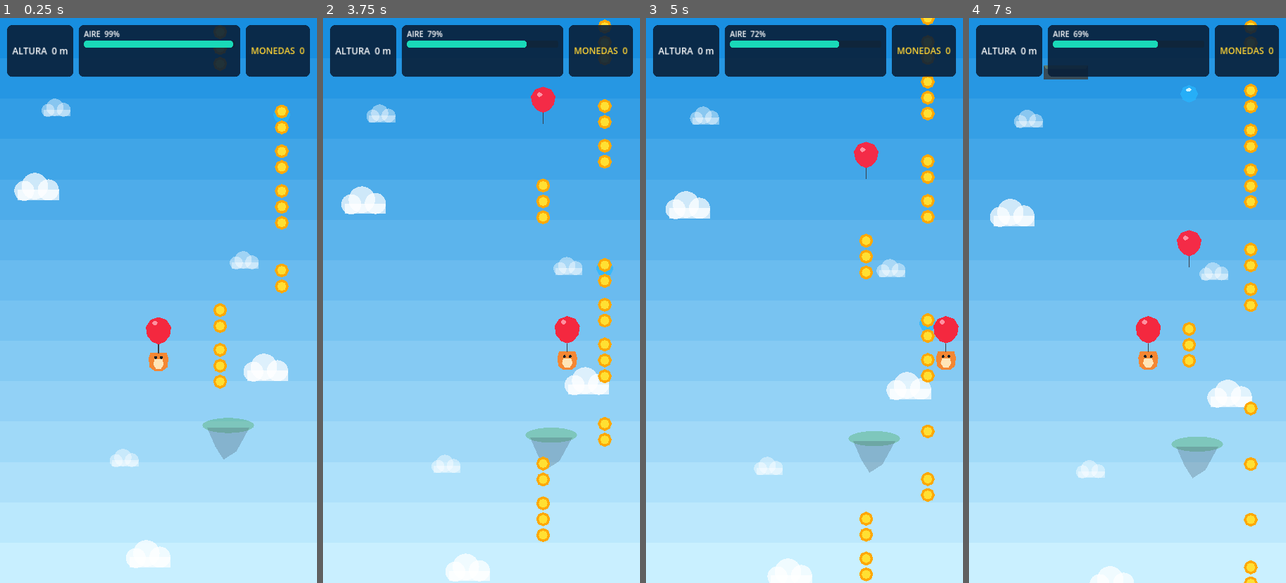
Above: before the commit, frames 1-4 (left to right).
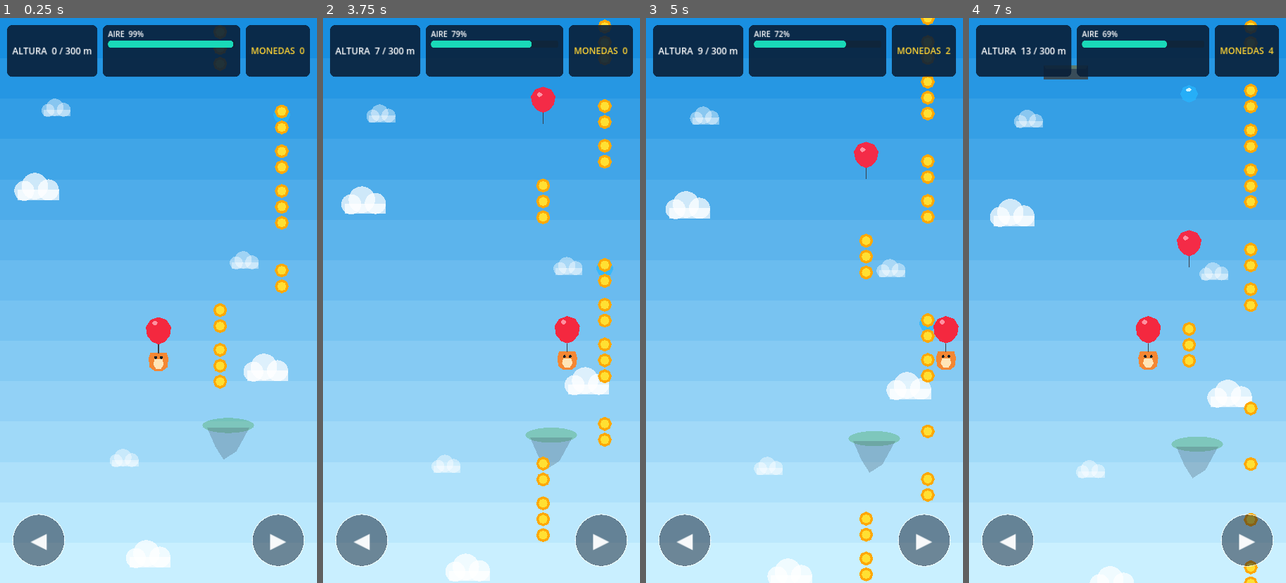
Above: after the commit, the same moments.

Repository: Mauroz10/floppy
Game: Godot game, scene res://scenes/main/main.tscn
Two runs of this game, one before a commit and one after it. Both use one fixed random seed, a clock stepped at 60 frames per second and the inputs below.
Inputs (mouse positions are in pixels of both pictures, inside the frame that each line leads up to):
- Up to frame 1 (0.25 s): no input
- Up to frame 2 (3.75 s): click (361, 537) at 0.5 s, where only the run after the commit has a clickable "◀"; click (601, 537) at 1.25 s, where only the run after the commit has a clickable "▶"; move the mouse to (551, 272) at 2.02 s; hold D 2.03-2.75 s; click (551, 272) at 2.17 s; drag from (418, 328) to (541, 458) at 2.77 s; move the mouse to (513, 176) at 3.52 s; hold D from 3.53 s (still down); click (513, 176) at 3.67 s
- Up to frame 3 (5 s): release D at 4.25 s; drag from (788, 413) to (864, 543) at 4.27 s
- Up to frame 4 (7 s): move the mouse to (1222, 385) at 5.02 s; hold A 5.03-5.75 s; click (1222, 385) at 5.17 s; drag from (1032, 215) to (1251, 509) at 5.77 s; move the mouse to (1143, 300) at 6.52 s; hold A from 6.53 s (still down); click (1143, 300) at 6.67 s

The runs differ from the first frame. In frame 1, 3.0% of the frame differs, in the area x 3-97%, y 1-98%; in frame 2, 3.1%; in frame 3, 3.1%; in frame 4, 3.1%.
Error before the commit: Invalid assignment of property or key 'visible' with value of type 'bool' on a base object of type 'null instance'. (res://scripts/ui/hud.gd:37)

Commit message:
Enhance HUD with new UI components and styles
Updated HUD scene with new UI elements and styles.

Diff:
--- a/scenes/ui/hud.tscn
+++ b/scenes/ui/hud.tscn
@@ -47,8 +47,34 @@
 corner_radius_bottom_right = 10
 corner_radius_bottom_left = 10
 
+[sub_resource type="StyleBoxFlat" id="MoveButtonNormal"]
+bg_color = Color(0.025, 0.08, 0.15, 0.48)
+border_width_left = 3
+border_width_top = 3
+border_width_right = 3
+border_width_bottom = 3
+border_color = Color(1, 1, 1, 0.62)
+corner_radius_top_left = 90
+corner_radius_top_right = 90
+corner_radius_bottom_right = 90
+corner_radius_bottom_left = 90
+
+[sub_resource type="StyleBoxFlat" id="MoveButtonPressed"]
+bg_color = Color(0.1, 0.55, 0.92, 0.82)
+border_width_left = 4
+border_width_top = 4
+border_width_right = 4
+border_width_bottom = 4
+border_color = Color(1, 1, 1, 0.9)
+corner_radius_top_left = 90
+corner_radius_top_right = 90
+corner_radius_bottom_right = 90
+corner_radius_bottom_left = 90
+
+
 [node name="HUD" type="CanvasLayer"]
 script = ExtResource("1")
+
 
 [node name="TopMargin" type="MarginContainer" parent="."]
 offset_right = 1080.0
@@ -57,28 +83,34 @@
 theme_override_constants/margin_top = 24
 theme_override_constants/margin_right = 24
 
+
 [node name="HBox" type="HBoxContainer" parent="TopMargin"]
 layout_mode = 2
 theme_override_constants/separation = 18
 
+
 [node name="AltitudePanel" type="PanelContainer" parent="TopMargin/HBox"]
 layout_mode = 2
 theme_override_styles/panel = SubResource("TopPanel")
+
 
 [node name="AltitudeLabel" type="Label" parent="TopMargin/HBox/AltitudePanel"]
 unique_name_in_owner = true
 layout_mode = 2
 theme_override_colors/font_color = Color(1, 1, 1, 1)
 theme_override_font_sizes/font_size = 31
-text = "ALTURA  0 m"
+text = "ALTURA  0 / 300 m"
+
 
 [node name="AirPanel" type="PanelContainer" parent="TopMargin/HBox"]
 layout_mode = 2
 size_flags_horizontal = 3
 theme_override_styles/panel = SubResource("TopPanel")
 
+
 [node name="VBox" type="VBoxContainer" parent="TopMargin/HBox/AirPanel"]
 layout_mode = 2
+
 
 [node name="AirLabel" type="Label" parent="TopMargin/HBox/AirPanel/VBox"]
 unique_name_in_owner = true
@@ -87,6 +119,7 @@
 theme_override_font_sizes/font_size = 26
 text = "AIRE  100%"
 
+
 [node name="AirBar" type="ProgressBar" parent="TopMargin/HBox/AirPanel/VBox"]
 unique_name_in_owner = true
 custom_minimum_size = Vector2(0, 24)
@@ -95,9 +128,11 @@
 show_percentage = false
 theme_override_styles/fill = SubResource("AirFill")
 
+
 [node name="CoinsPanel" type="PanelContainer" parent="TopMargin/HBox"]
 layout_mode = 2
 theme_override_styles/panel = SubResource("TopPanel")
+
 
 [node name="CoinsLabel" type="Label" parent="TopMargin/HBox/CoinsPanel"]
 unique_name_in_owner = true
@@ -105,6 +140,7 @@
 theme_override_colors/font_color = Color(1, 0.83, 0.2, 1)
 theme_override_font_sizes/font_size = 30
 text = "MONEDAS  0"
+
 
 [node name="LowAirLabel" type="Label" parent="."]
 unique_name_in_owner = true
@@ -117,6 +153,7 @@
 text = "AIRE BAJO"
 horizontal_alignment = 1
 
+
 [node name="FallWarning" type="PanelContainer" parent="."]
 unique_name_in_owner = true
 offset_left = 160.0
@@ -125,6 +162,7 @@
 offset_bottom = 330.0
 theme_override_styles/panel = SubResource("DangerPanel")
 
+
 [node name="FallLabel" type="Label" parent="FallWarning"]
 unique_name_in_owner = true
 layout_mode = 2
@@ -133,7 +171,8 @@
 text = "SIN AIRE - ENCUENTRA UN GLOBO!"
 horizontal_alignment = 1
 
-[node name="DeathPanel" type="Control" parent="."]
+
+[node name="MoveControls" type="Control" parent="."]
 unique_name_in_owner = true
 layout_mode = 3
 anchors_preset = 15
@@ -141,6 +180,58 @@
 anchor_bottom = 1.0
 grow_horizontal = 2
 grow_vertical = 2
+mouse_filter = 2
+
+
+[node name="LeftMoveButton" type="Button" parent="MoveControls"]
+unique_name_in_owner = true
+layout_mode = 1
+anchor_top = 1.0
+anchor_bottom = 1.0
+offset_left = 42.0
+offset_top = -235.0
+offset_right = 222.0
+offset_bottom = -55.0
+focus_mode = 0
+keep_pressed_outside = true
+theme_override_colors/font_color = Color(1, 1, 1, 0.95)
+theme_override_font_sizes/font_size = 72
+theme_override_styles/normal = SubResource("MoveButtonNormal")
+theme_override_styles/hover = SubResource("MoveButtonNormal")
+theme_override_styles/pressed = SubResource("MoveButtonPressed")
+text = "◀"
+
+
+[node name="RightMoveButton" type="Button" parent="MoveControls"]
+unique_name_in_owner = true
+layout_mode = 1
+anchor_left = 1.0
+anchor_top = 1.0
+anchor_right = 1.0
+anchor_bottom = 1.0
+offset_left = -222.0
+offset_top = -235.0
+offset_right = -42.0
+offset_bottom = -55.0
+focus_mode = 0
+keep_pressed_outside = true
+theme_override_colors/font_color = Color(1, 1, 1, 0.95)
+theme_override_font_sizes/font_size = 72
+theme_override_styles/normal = SubResource("MoveButtonNormal")
+theme_override_styles/hover = SubResource("MoveButtonNormal")
+theme_override_styles/pressed = SubResource("MoveButtonPressed")
+text = "▶"
+
+
+[node name="DeathPanel" type="Control" parent="."]
+unique_name_in_owner = true
+layout_mode = 3
+anchors_preset = 15
+anchor_right = 1.0
+anchor_bottom = 1.0
+grow_horizontal = 2
+grow_vertical = 2
+
 
 [node name="Shade" type="ColorRect" parent="DeathPanel"]
 layout_mode = 1
@@ -152,6 +243,7 @@
 color = Color(0.01, 0.03, 0.06, 0.62)
 mouse_filter = 2
 
+
 [node name="Center" type="CenterContainer" parent="DeathPanel"]
 layout_mode = 1
 anchors_preset = 15
@@ -160,15 +252,18 @@
 grow_horizontal = 2
 grow_vertical = 2
 
+
 [node name="Panel" type="PanelContainer" parent="DeathPanel/Center"]
 custom_minimum_size = Vector2(700, 620)
 layout_mode = 2
 theme_override_styles/panel = SubResource("ModalPanel")
 
+
 [node name="VBox" type="VBoxContainer" parent="DeathPanel/Center/Panel"]
 layout_mode = 2
 alignment = 1
 theme_override_constants/separation = 24
+
 
 [node name="DeathTitle" type="Label" parent="DeathPanel/Center/Panel/VBox"]
 unique_name_in_owner = true
@@ -178,6 +273,7 @@
 text = "MILO NECESITA UN RESCATE"
 horizontal_alignment = 1
 
+
 [node name="DeathStats" type="Label" parent="DeathPanel/Center/Panel/VBox"]
 unique_name_in_owner = true
 layout_mode = 2
@@ -186,6 +282,7 @@
 text = "Altura maxima: 0 m\nMonedas: 0"
 horizontal_alignment = 1
 
+
 [node name="StatusLabel" type="Label" parent="DeathPanel/Center/Panel/VBox"]
 unique_name_in_owner = true
 layout_mode = 2
@@ -194,6 +291,7 @@
 text = "Un solo revive por partida"
 horizontal_alignment = 1
 
+
 [node name="ReviveButton" type="Button" parent="DeathPanel/Center/Panel/VBox"]
 unique_name_in_owner = true
 custom_minimum_size = Vector2(0, 86)
@@ -201,6 +299,7 @@
 theme_override_font_sizes/font_size = 30
 text = "VER VIDEO Y REVIVIR"
 
+
 [node name="EndRunButton" type="Button" parent="DeathPanel/Center/Panel/VBox"]
 unique_name_in_owner = true
 custom_minimum_size = Vector2(0, 76)
@@ -208,12 +307,14 @@
 theme_override_font_sizes/font_size = 28
 text = "TERMINAR"
 
+
 [node name="RetryButton" type="Button" parent="DeathPanel/Center/Panel/VBox"]
 unique_name_in_owner = true
 custom_minimum_size = Vector2(0, 86)
 layout_mode = 2
 theme_override_font_sizes/font_size = 30
 text = "REINTENTAR"
+
 
 [connection signal="pressed" from="DeathPanel/Center/Panel/VBox/ReviveButton" to="." method="_on_revive_pressed"]
 [connection signal="pressed" from="DeathPanel/Center/Panel/VBox/EndRunButton" to="." method="_on_end_run_pressed"]
Not shown: 1 places in scenes/ui/hud.tscn that only renumber resources
